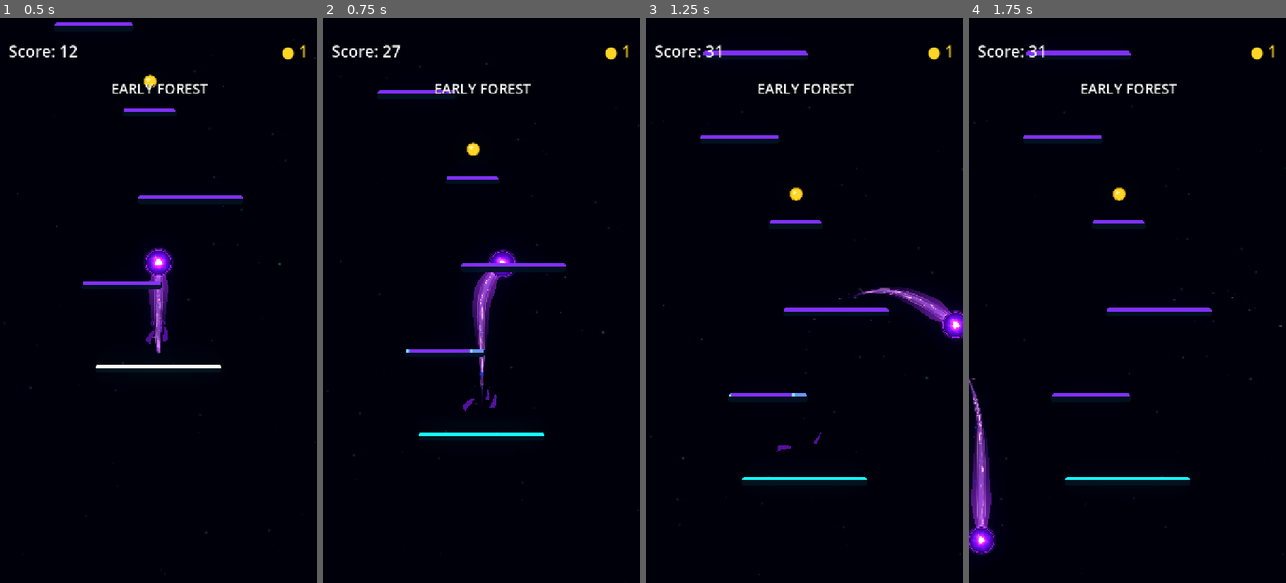
Above: before the commit, frames 1-4 (left to right).
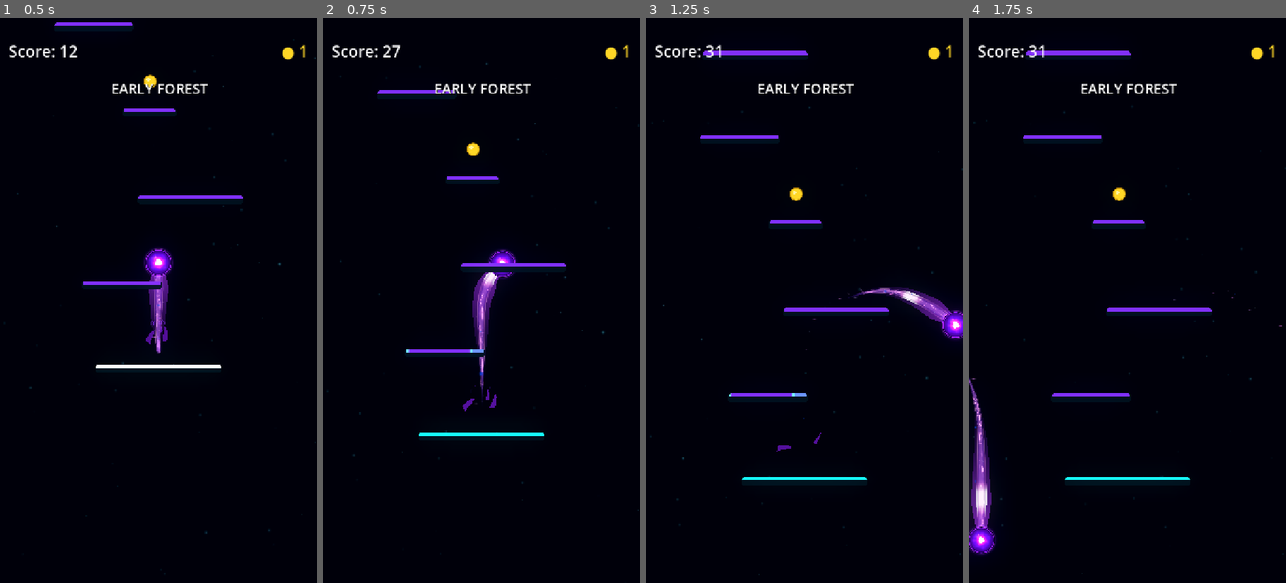
Above: after the commit, the same moments.

Repository: Kryodo/TowerJump
Game: Godot game, scene res://scenes/main.tscn
Two runs of this game, one before a commit and one after it. Both use one fixed random seed, a clock stepped at 60 frames per second and the inputs below.
Inputs (mouse positions are in pixels of both pictures, inside the frame that each line leads up to):
- Up to frame 1 (0.5 s): no input
- Up to frame 2 (0.75 s): move the mouse to (551, 272) at 0.52 s; hold Right (ui_right) from 0.53 s (still down); click (551, 272) at 0.67 s
- Up to frame 3 (1.25 s): keep holding Right (ui_right)
- Up to frame 4 (1.75 s): release Right (ui_right) at 1.25 s; drag from (1064, 328) to (1117, 193) at 1.27 s

Frame 1 is identical in both runs. In frame 2, less than 0.1% of the frame differs, in the area x 50-55%, y 45-48%; in frame 3, 0.1%; in frame 4, 0.2%, in the area x 2-6%, y 82-88%.

Commit message:
Illuminate inner plasma with traveling energy pulses

Diff:
--- a/scenes/ball_trail_energy.gdshader
+++ b/scenes/ball_trail_energy.gdshader
@@ -6,6 +6,8 @@
 uniform int palette_mode = 0;
 uniform float trail_progress_start = 0.0;
 uniform float trail_progress_scale = 1.0;
+uniform float pulse_progress = -1.0;
+uniform float pulse_strength = 0.0;
 
 
 // ------------------------------------------------------------
@@ -195,7 +197,18 @@
 	float edge_waver =
 		0.78 + 0.22 * sin(uv.x * 25.0 - time * 1.7 + sin(uv.x * 8.0 + time * 0.4));
 	float edge_strength = edge_ridge * edge_waver * trail_fade;
+
+	// The same travelling pulse used by the body and outer aura briefly
+	// strengthens the core and pushes a bright ridge toward the ribbon edges.
+	float pulse_gate = step(0.0, pulse_progress);
+	float pulse_band = (
+		1.0 - smoothstep(0.022, 0.105, abs(uv.x - pulse_progress))
+	) * pulse_gate;
+	float travelling_pulse = pulse_band * pulse_strength * trail_fade;
+	float pulse_edge = travelling_pulse * smoothstep(0.42, 0.82, edge_distance);
+	edge_strength = max(edge_strength, pulse_edge * 0.95);
 	energy = max(energy, edge_strength * 0.42);
+	energy = min(energy + travelling_pulse * 0.46, 2.0);
 
 
 	// Palette-matched energy stream: saturated blue or rich violet.
@@ -224,8 +237,9 @@
 		brightness
 	);
 
-	// Additive HDR accents stay subtle at rest but connect to the orb's bright rim.
+	// Additive HDR accents stay subtle at rest but flare briefly as the pulse passes.
 	final_color += edge_color * edge_strength * 0.43;
+	final_color += edge_color * travelling_pulse * 0.30;
 
 	COLOR = vec4(
 		final_color,
